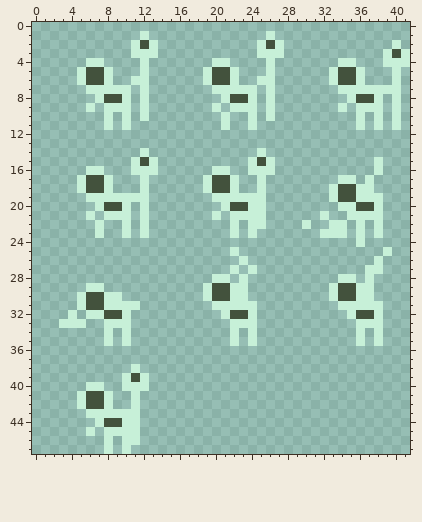
One commit to this pixel-art sprite: Assets/dampe_alt.png. Above: the version before the commit.
The file is 39x48 pixels. The old version is drawn lined up with the new one.
After:
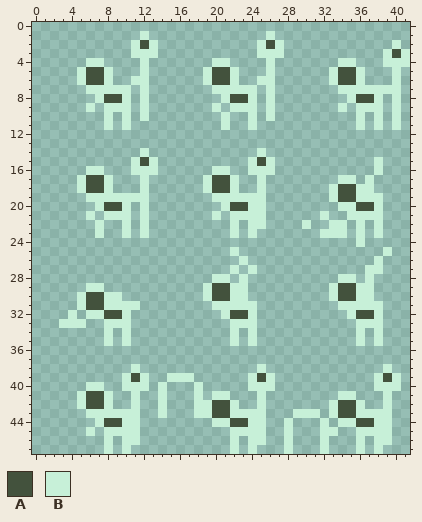
Palette (. is transparent): A #43523d  B #c7f0d8
Change:
canvas 39x48 -> 42x48; drawings rearranged on the sheet (the old picture shows each at its new place)
y 38: x 25 . -> B; x 39 . -> B
y 39: x 15..17 ... -> BBB; x 24..26 ... -> BAB; x 38..40 ... -> BAB
y 40: x 14 . -> B; x 18 . -> B; x 24..26 ... -> BBB; x 38..40 ... -> BBB
y 41: x 14 . -> B; x 18 . -> B; x 20..21 .. -> BB; x 25 . -> B; x 34..35 .. -> BB; x 39 . -> B
y 42: x 14 . -> B; x 18..22 ..... -> BBAAB; x 25 . -> B; x 33..36 .... -> BAAB; x 39 . -> B
y 43: x 14 . -> B; x 18..25 ........ -> BBAABBBB; x 29..31 ... -> BBB; x 33..39 ....... -> BAABBBB
y 44: x 20..25 ...... -> BBAABB; x 28 . -> B; x 32 . -> B; x 34..39 ...... -> BBAABB
y 45: x 22..25 .... -> BBBB; x 28 . -> B; x 32..33 .. -> BB; x 36..39 .... -> BBBB
y 46: x 22 . -> B; x 24..25 .. -> BB; x 28 . -> B; x 32 . -> B; x 36 . -> B; x 38..39 .. -> BB
y 47: x 22 . -> B; x 24 . -> B; x 28 . -> B; x 32 . -> B; x 36 . -> B; x 38 . -> B
Boxes around the changes in both pictures, in picture pixels (x1, y1, x2, y2):
added: (158, 364, 401, 454)
